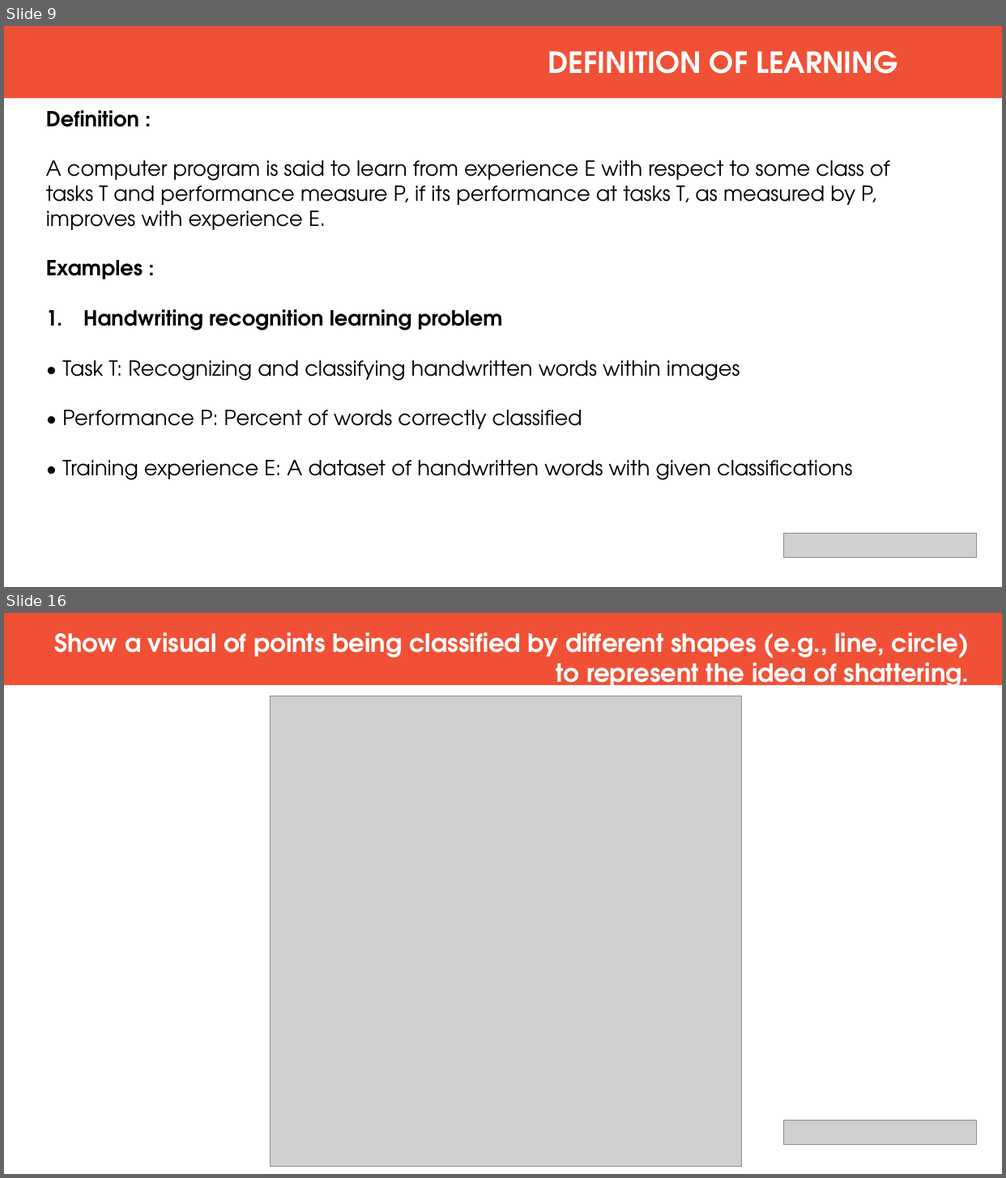
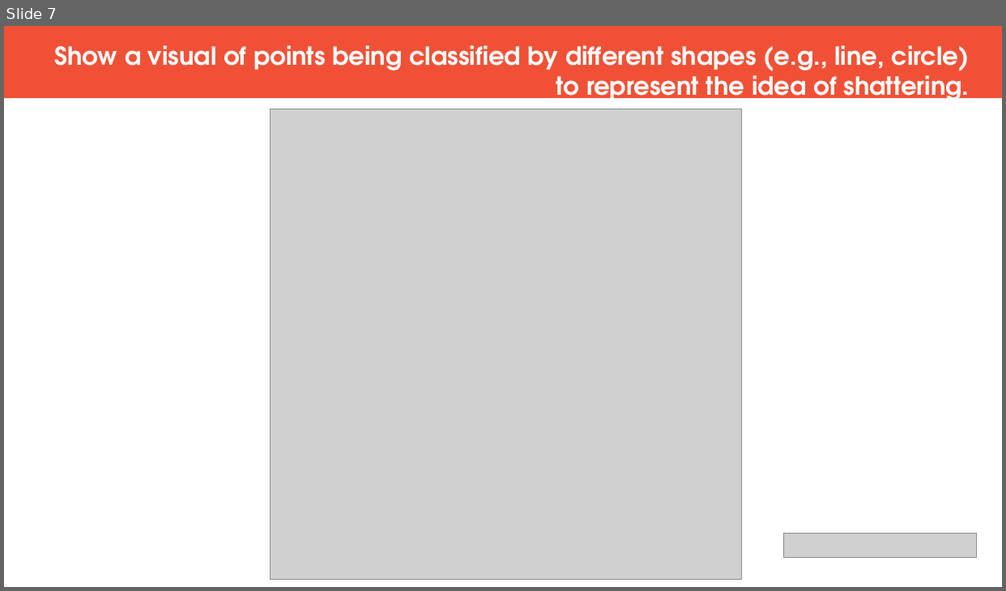
Before and after one commit to prabhaadevi123/IT-FACEPREP, a slide deck: MACHINE LEARNING PPT.pptx. Shown one above the other, each under a label of ours: slides 9 and 16 before the commit, slide 7 after it; the slides between them are not shown. The pictures are 1006x1178 and 1006x591 pixels, drawn with LibreOffice and Linux fonts; fonts in the diff are those of the drawing; grey boxes stand for pictures. Boxes give left, top, right and bottom in pixels: in the first picture for what was removed or moved away, otherwise in the second. Text is boxed around its words. In the diff, an @@ line names an element or a change of style, - is before the commit and + after.

```diff
--- a/MACHINE LEARNING PPT.pptx
+++ b/MACHINE LEARNING PPT.pptx
@@ slide 9 removed at <box>4,26,1002,587</box>, background #FFFFFF @@
@@ rectangle removed at <box>4,26,1002,99</box> @@
@@ text removed at <box>548,51,897,74</box> @@
-DEFINITION OF LEARNING
@@ text removed at <box>46,110,890,480</box> @@
-Definition :
-A computer program is said to learn from experience E with respect to some class of tasks T and performance measure P, if its performance at tasks T, as measured by P, improves with experience E.
-Examples :
-1. Handwriting recognition learning problem
-• Task T: Recognizing and classifying handwritten words within images
-• Performance P: Percent of words correctly classified
-• Training experience E: A dataset of handwritten words with given classifications
@@ picture removed at <box>784,534,978,558</box> @@
@@ what was slide 16 is now slide 7 @@
```
Also in this commit, not shown: 4 slides changed, 11 slides added, 8 other slides removed.
